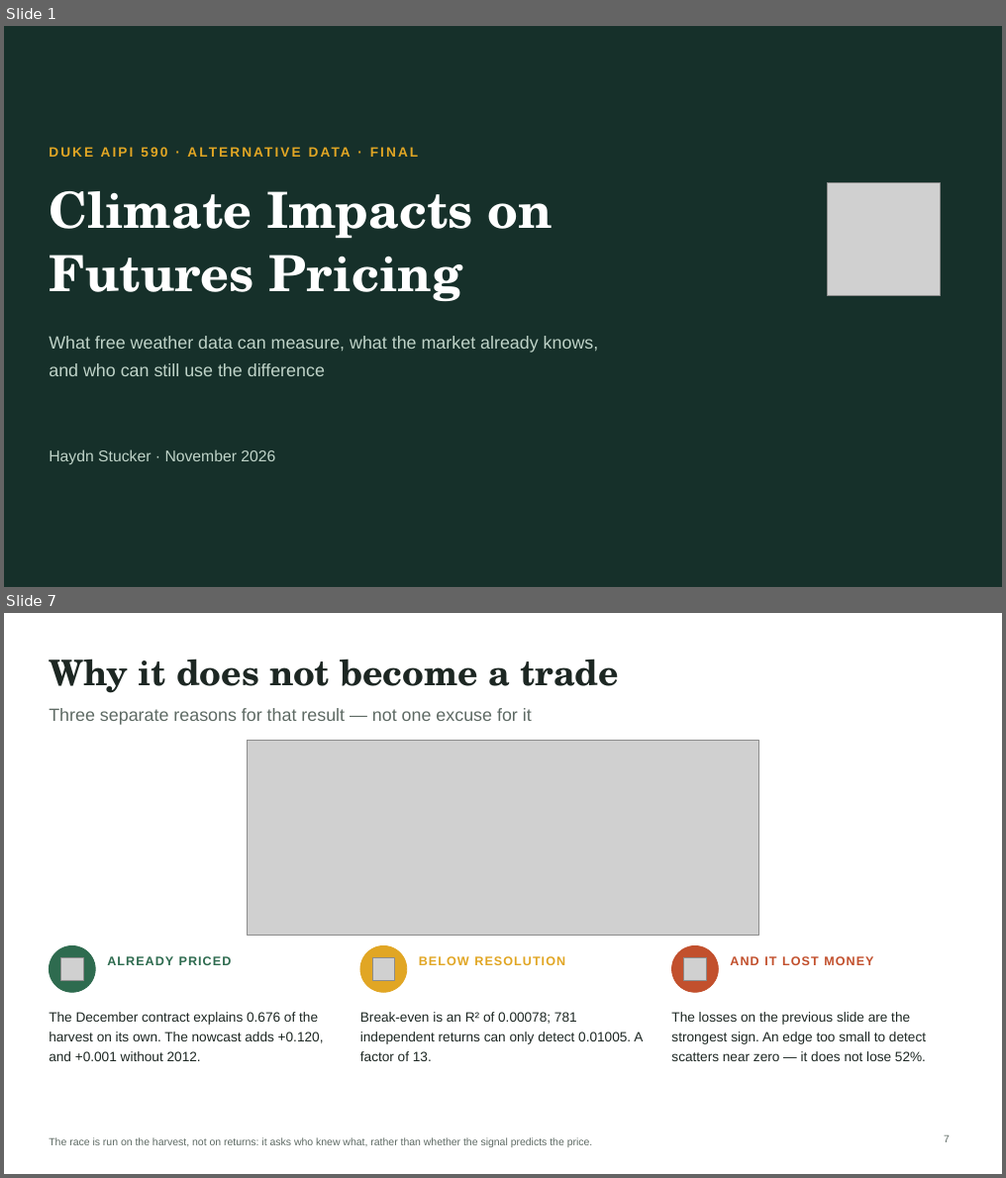
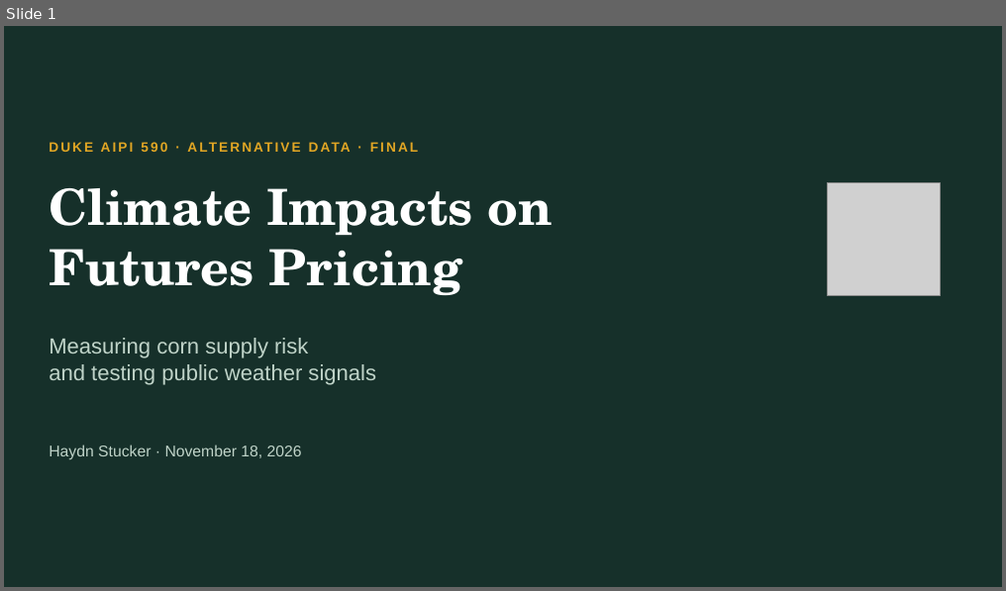
Before and after one commit to haydn-s/climate-futures-pricing, a slide deck: presentation/final/output/Final Presentation.pptx. Shown one above the other, each under a label of ours: slides 1 and 7 before the commit, slide 1 after it; the slides between them are not shown. The pictures are 1006x1178 and 1006x591 pixels, drawn with LibreOffice and Linux fonts; fonts in the diff are those of the drawing; grey boxes stand for pictures. Boxes give left, top, right and bottom in pixels: in the first picture for what was removed or moved away, otherwise in the second. Text is boxed around its words. In the diff, an @@ line names an element or a change of style, - is before the commit and + after.

```diff
--- a/presentation/final/output/Final Presentation.pptx
+++ b/presentation/final/output/Final Presentation.pptx
@@ slide 7 removed at (4, 613, 1002, 1174), background #FFFFFF @@
@@ text removed at (49, 659, 619, 693) @@
-Why it does not become a trade
@@ text removed at (49, 708, 532, 725) @@
-Three separate reasons for that result — not one excuse for it
@@ picture removed at (247, 741, 759, 935) @@
@@ ellipse removed at (49, 947, 95, 992) @@
@@ picture removed at (60, 959, 83, 980) @@
@@ text removed at (107, 957, 232, 965) @@
-ALREADY PRICED
@@ ellipse removed at (360, 947, 407, 992) @@
@@ picture removed at (372, 959, 395, 980) @@
@@ text removed at (419, 957, 565, 965) @@
-BELOW RESOLUTION
@@ ellipse removed at (672, 947, 718, 992) @@
@@ picture removed at (684, 959, 706, 980) @@
@@ text removed at (730, 957, 873, 965) @@
-AND IT LOST MONEY
@@ text removed at (49, 1012, 324, 1061) @@
-The December contract explains 0.676 of the harvest on its own. The nowcast adds +0.120, and +0.001 without 2012.
@@ text removed at (360, 1012, 643, 1061) @@
-Break-even is an R² of 0.00078; 781 independent returns can only detect 0.01005. A factor of 13.
@@ text removed at (671, 1012, 926, 1061) @@
-The losses on the previous slide are the strongest sign. An edge too small to detect scatters near zero — it does not lose 52%.
@@ text removed at (49, 1138, 593, 1148) @@
-The race is run on the harvest, not on returns: it asks who knew what, rather than whether the signal predicts the price.
@@ page number removed at (944, 1136, 949, 1143) @@
-7
@@ slide 1 changed as well @@
@@ text "DUKE AIPI 590 · ALTERNATIVE ..." at (49, 138, 723, 165): vertical alignment middle to top @@
@@ text "Climate Impacts on" at (49, 188, 551, 295): line spacing 1.05 to 1 @@
@@ text at (49, 338, 376, 385): text changed; size 17 to 21 pt @@
-What free weather data can measure, what the market already knows,
-and who can still use the difference
+Measuring corn supply risk
+and testing public weather signals
@@ text "Haydn Stucker · November 18, ..." at (49, 445, 302, 461): vertical alignment middle to top @@
@@ text at (49, 445, 302, 461): text changed @@
-Haydn Stucker · November 2026
+Haydn Stucker · November 18, 2026
```
Also in this commit, not shown: 11 slides added, 7 other slides removed, 6 other files.
